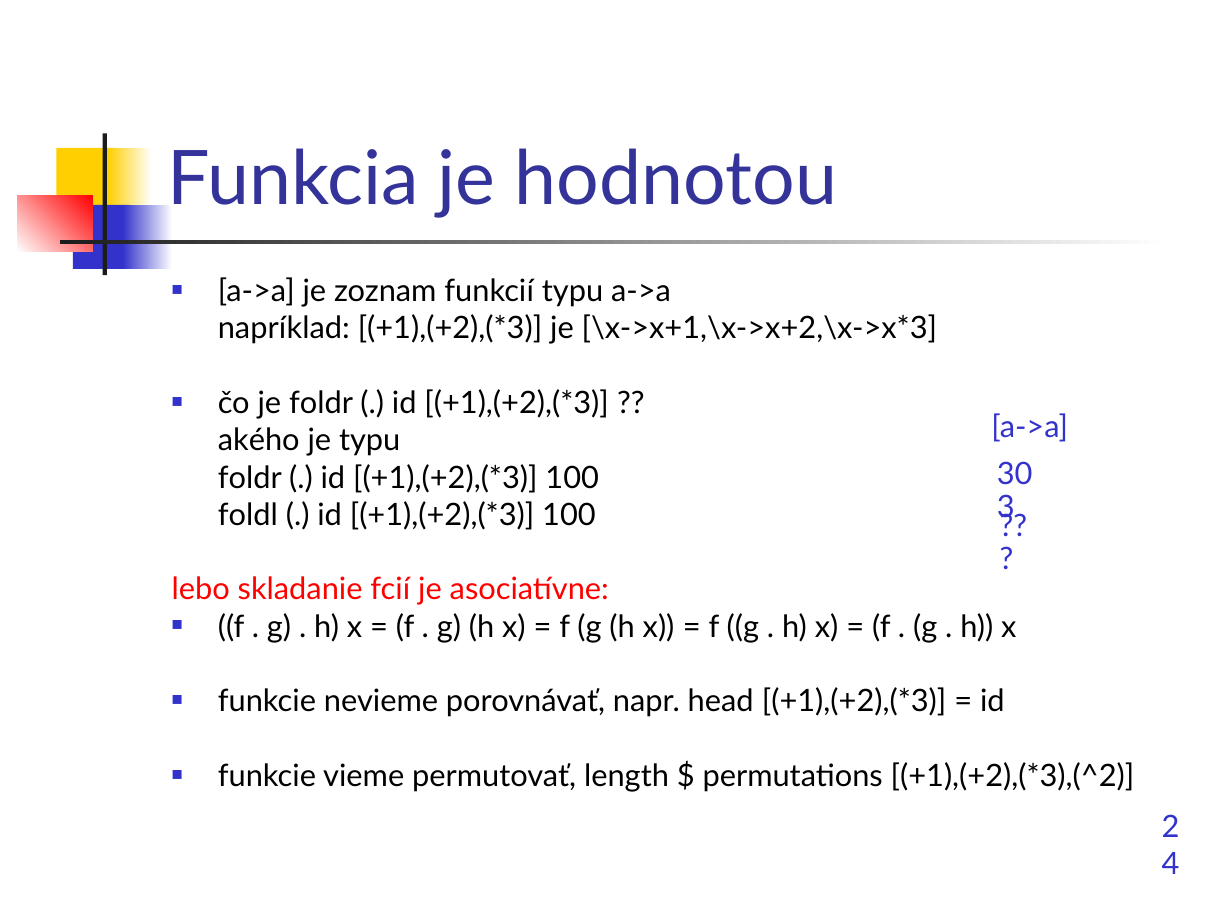
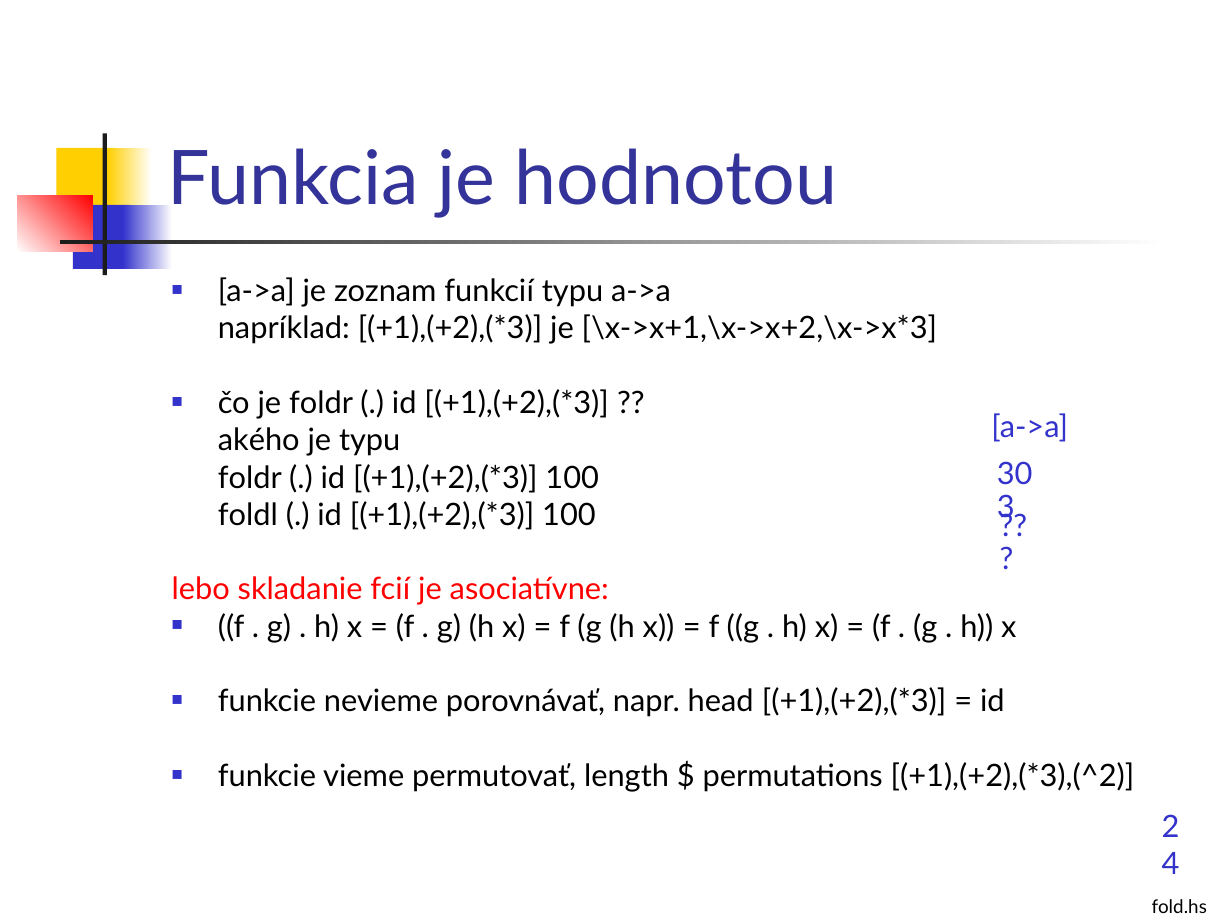
Before and after one commit to Funkcionalne/Prednasky, a slide deck: slide 20 of 02/02_fpro.ppt. Drawn at 1232x924 pixels with LibreOffice and Linux fonts; fonts in the diff are those of the drawing. Boxes give left, top, right and bottom in pixels: in the first picture for what was removed or moved away, otherwise in the second. Text is boxed around its words. In the diff, an @@ line names an element or a change of style, - is before the commit and + after.

```diff
--- a/02/02_fpro.ppt
+++ b/02/02_fpro.ppt
@@ text added at (x1=1152, y1=899, x2=1207, y2=913), 11 pt, text #000000 @@
+fold.hs
```
Also in this commit, not shown: 4 other slides changed, 2 other files.
